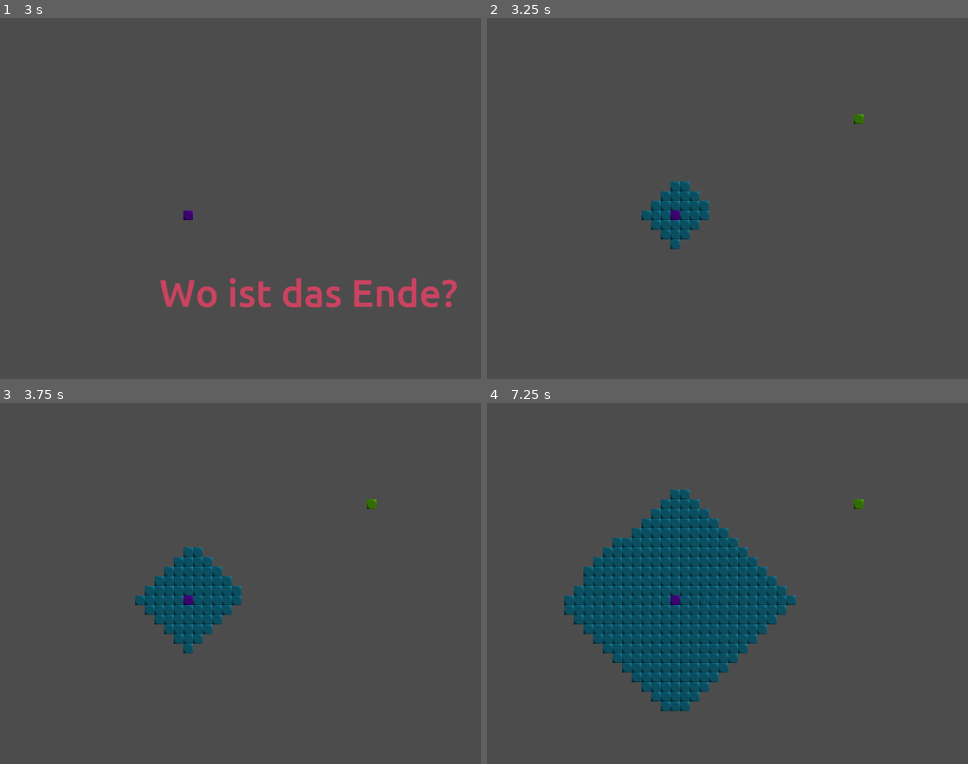
Above: before the commit, frames 1-4 (two rows, left to right).
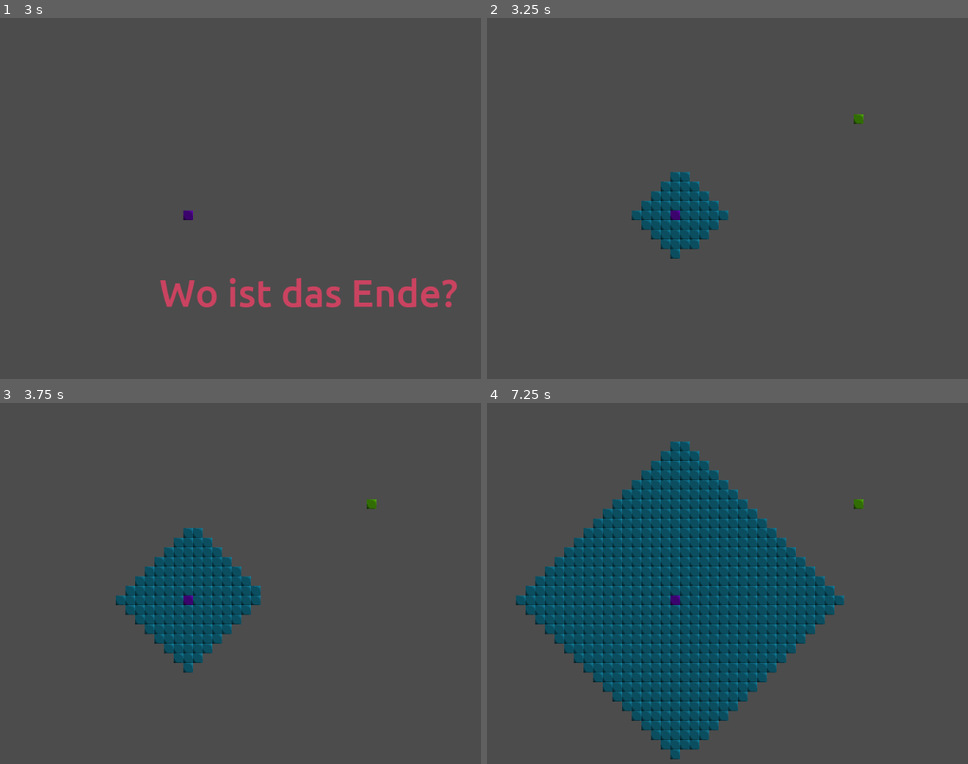
Above: after the commit, the same moments.

Repository: frehrmann/flixy-godot
Game: Godot game, scene res://Main.tscn
The game is run twice, just before and just after one commit, with the same random seed, the same clock (stepped at 60 frames per second) and the same inputs.
Inputs (mouse positions are in pixels of both pictures, inside the frame that each line leads up to):
- Up to frame 1 (3 s): tap Enter at 0.5, 2.75 s; move the mouse to (442, 180) at 0.52 s; click (442, 180) at 0.67 s; click "Weiter" at 1.25 s; tap Space at 2 s; move the mouse to (187, 216) at 2.02 s; click (187, 216) at 2.17 s; move the mouse to (370, 119) at 2.77 s; click (370, 119) at 2.92 s
- Up to frame 2 (3.25 s): no input
- Up to frame 3 (3.75 s): move the mouse to (278, 655) at 3.52 s; click (278, 655) at 3.67 s
- Up to frame 4 (7.25 s): move the mouse to (outside the picture) at 4.27 s; click (outside the picture) at 4.42 s; move the mouse to (612, 529) at 5.02 s; click (612, 529) at 5.17 s; move the mouse to (828, 583) at 5.77 s; click (828, 583) at 5.92 s; move the mouse to (703, 493) at 6.52 s; click (703, 493) at 6.67 s

Frame 1 is identical in both runs. In frame 2, 1.2% of the frame differs, in the area x 30-51%, y 42-67%; in frame 3, 3.0%; in frame 4, 15%, in the area x 5-75%, y 10-99%.

Commit message:
Make it work with breadth search

Diff:
--- a/Projects/AStart/HUD.tscn
+++ b/Projects/AStart/HUD.tscn
@@ -25,8 +25,8 @@
 anchor_bottom = 1.0
 custom_fonts/font = SubResource( 2 )
 custom_colors/font_color = Color( 0.792157, 0.262745, 0.376471, 1 )
-text = "Go!
-Fast!"
+text = "Text goes
+here!"
 align = 1
 __meta__ = {
 "_edit_use_anchors_": false
--- a/Projects/AStart/Main.tscn
+++ b/Projects/AStart/Main.tscn
@@ -1,12 +1,15 @@
-[gd_scene load_steps=5 format=2]
+[gd_scene load_steps=6 format=2]
 
 [ext_resource path="res://BlockTile.res" type="TileSet" id=1]
 [ext_resource path="res://Scripts/Main.gd" type="Script" id=2]
 [ext_resource path="res://Scripts/Search.gd" type="Script" id=3]
+[ext_resource path="res://Storage.gd" type="Script" id=4]
 [ext_resource path="res://HUD.tscn" type="PackedScene" id=6]
 
 [node name="Main" type="Node2D"]
 script = ExtResource( 2 )
+StepsPerCylce = 8
+Debug = true
 
 [node name="TileMap" type="TileMap" parent="."]
 tile_set = ExtResource( 1 )
@@ -17,4 +20,7 @@
 
 [node name="Search" type="Node" parent="."]
 script = ExtResource( 3 )
+
+[node name="Storage" type="Node" parent="Search"]
+script = ExtResource( 4 )
 [connection signal="weiter" from="HUD" to="." method="_on_HUD_weiter"]
--- a/Projects/AStart/Scripts/Main.gd
+++ b/Projects/AStart/Scripts/Main.gd
@@ -1,7 +1,18 @@
 extends Node2D
 
-enum { TILE_BLOCKED, TILE_VISITED, TILE_START, TILE_TARGET, TILE_CURRENT }
-enum { NOSTATE, STATE_START, STATE_DRAW, STATE_SETSTART, STATE_SETTARGET, STATE_SEARCH }
+enum { TILE_BLOCKED, TILE_VISITED, TILE_START, TILE_TARGET, TILE_PATH }
+enum { NOSTATE, STATE_START, STATE_DRAW, STATE_SETSTART, STATE_SETTARGET, STATE_SEARCH, STATE_NOTFOUND, STATE_GO }
+
+var StateNames = {
+	NOSTATE : "NOSTATE",
+	STATE_START : "START",
+	STATE_DRAW : "DRAW",
+	STATE_SETSTART : "SET START",
+	STATE_SETTARGET : "SET FINISH",
+	STATE_SEARCH : "SEARCH",
+	STATE_NOTFOUND : "NOT FOUND",
+	STATE_GO : "GO"
+}
 
 var current_state = STATE_START
 var new_state = NOSTATE
@@ -10,6 +21,10 @@
 var last_block_pos
 var start_tile
 var end_tile
+var path = []
+
+export var StepsPerCylce = 4
+export(bool) var Debug = false
 
 func start_search():
 	var size = get_viewport().size
@@ -17,13 +32,17 @@
 
 func check_block():
 	var tile_pos = $Search.current()
+	if tile_pos == null:
+		new_state = STATE_NOTFOUND
+		return
 	var tileid = $TileMap.get_cellv(tile_pos)
 	if tileid == TILE_BLOCKED:
 		$Search.blocked()
 	elif tileid == TILE_VISITED or tileid == TILE_START:
 		$Search.visited()
 	elif tileid == TILE_TARGET:
-		new_state = STATE_START
+		new_state = STATE_GO
+		path = $Search.get_path()
 	else:
 		$TileMap.set_cellv(tile_pos, TILE_VISITED)
 		$Search.freeblock()
@@ -48,9 +67,12 @@
 	elif current_state == STATE_SEARCH:
 		$HUD.hide_message()
 		start_search()
+	elif current_state == STATE_NOTFOUND:
+		$HUD.message("Kann das Ziel nicht erreichen!")
 
 func transition():
 	if new_state != NOSTATE and new_state != current_state:
+		if Debug: print("transition: %s -> %s " % [StateNames[current_state], StateNames[new_state]])
 		on_exit()
 		current_state = new_state
 		on_enter()
@@ -71,6 +93,8 @@
 		elif current_state == STATE_SETTARGET:
 			end_tile = set_block(TILE_TARGET)
 			new_state = STATE_SEARCH
+		elif current_state == STATE_NOTFOUND:
+			new_state = STATE_DRAW
 
 func _unhandled_input(event):
 	if current_state == STATE_DRAW:
@@ -88,8 +112,14 @@
 	if current_state == STATE_DRAW:
 		state_draw_process(delta)
 	elif current_state == STATE_SEARCH:
-		for _i in range(4):
+		for _i in range(max(1, StepsPerCylce)):
 			check_block()
+	elif current_state == STATE_GO:
+		if path.empty():
+			new_state = STATE_START
+		else:
+			var pos = path.pop_back()
+			$TileMap.set_cellv(pos, TILE_PATH)
 
 func state_draw_process(_delta):
 	if draw:
--- a/Projects/AStart/Scripts/Search.gd
+++ b/Projects/AStart/Scripts/Search.gd
@@ -1,28 +1,31 @@
 extends Node
 
 var blocks
-var target
-var current
+var finish
+var current_block
+var start_pos
 var size
 var dirs = [Vector2(1, 0), Vector2(-1, 0), Vector2(0, 1), Vector2(0, -1)]
 
 func start(start, target, max_tile_idx):
 	blocks = []
-	target = target
-	current = start
+	finish = target
+	current_block = start
+	start_pos = start
 	size = max_tile_idx
+	$Storage.init(size)
 	freeblock()
 
 func is_done():
-	current == target
+	return current_block == finish
 
 # current block is visited
 func visited():
-	current = blocks.pop_front()
+	current_block = blocks.pop_front()
 
 # current block is blocked
 func blocked():
-	current = blocks.pop_front()
+	current_block = blocks.pop_front()
 
 func is_in(pos):
 	return pos.x >= 0 and pos.y >= 0 and pos.x < size.x and pos.y < size.y
@@ -31,10 +34,14 @@
 func freeblock():
 	dirs.shuffle()
 	for dir in dirs:
-		var pos = current + dir
-		if is_in(pos):
+		var pos = current_block + dir
+		if is_in(pos) and pos != start_pos:
+			$Storage.set_fromv(pos, current_block)
 			blocks.append(pos)
-	current = blocks.pop_front()
+	current_block = blocks.pop_front()
 
 func current():
-	return current
+	return current_block
+
+func get_path():
+	return $Storage.get_path_to(finish)
--- /dev/null
+++ b/Projects/AStart/Storage.gd
@@ -0,0 +1,37 @@
+# This shall be used to store the information from where a field was visited.
+
+extends Node
+
+var data
+var width
+
+# Initialize storage with size.x and size.y
+func init(size):
+	var array = []
+	for _i in range(size.x * size.y):
+		array.append(Vector2(-1, -1))
+	data = PoolVector2Array(array)
+	width = size.x
+
+func set_from(x, y, from_pos):
+	if data[y*width+x].x == -1:
+		data[y*width+x] = from_pos
+
+func set_fromv(pos, from_pos):
+	set_from(pos.x, pos.y, from_pos)
+
+func get_from(x, y):
+	return data[y*width+x]
+
+func get_fromv(pos):
+	return get_from(pos.x, pos.y)
+
+func get_path_to(pos):
+	var array = []
+	while pos.x != -1:
+		var prev = get_fromv(pos)
+		array.push_back(prev)
+		pos = prev
+	array.pop_back() # remove start field
+	array.pop_back() # remove start field again
+	return array
Not shown, added: .gitignore
